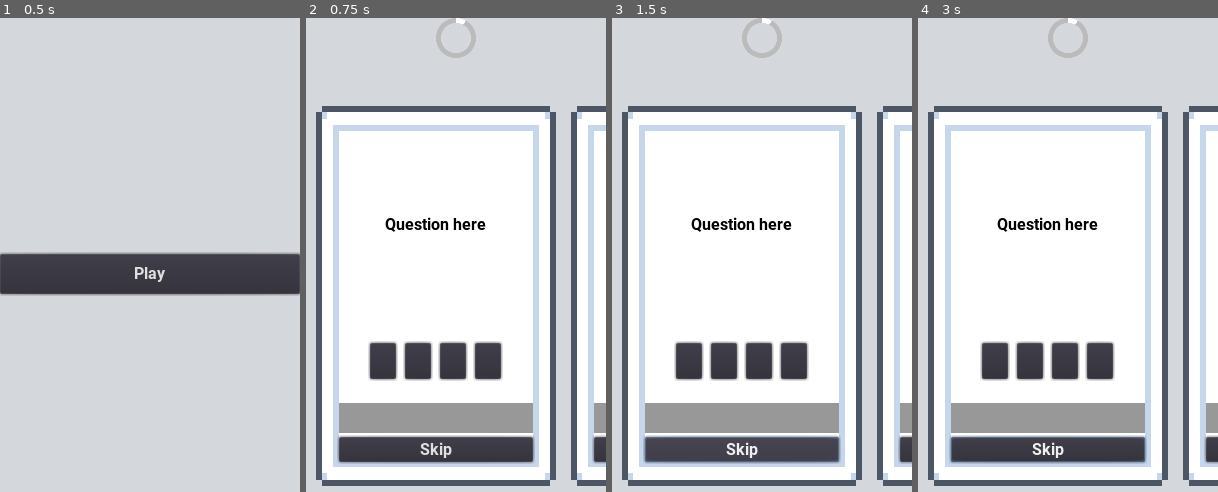
Above: before the commit, frames 1-4 (left to right).
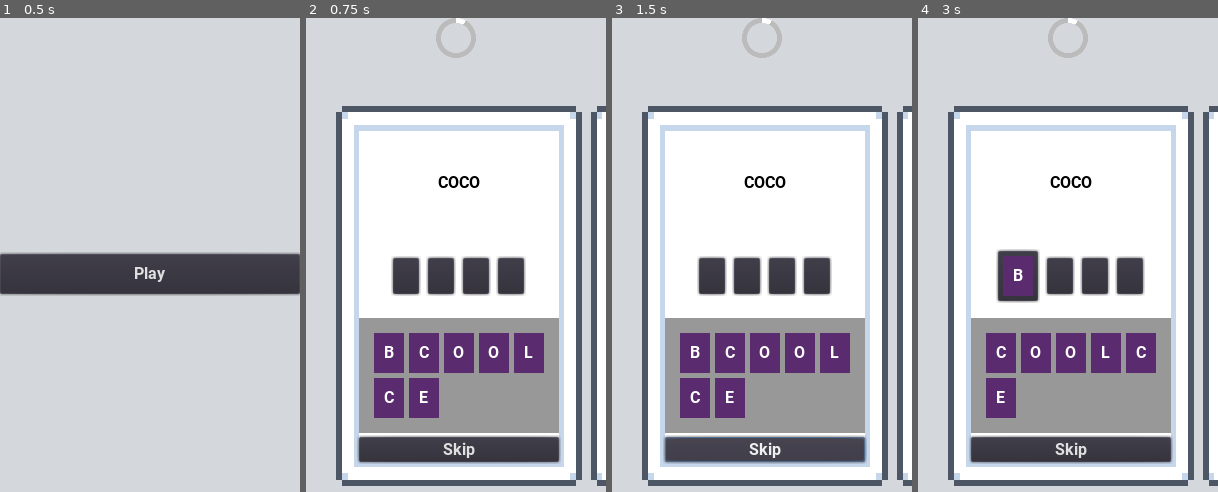
Above: after the commit, the same moments.

Repository: LoneDespair/comsci-card_game
Game: Godot game, scene res://src/main/main.tscn
The game is run twice, just before and just after one commit, with the same random seed, the same clock (stepped at 60 frames per second) and the same inputs.
Inputs (mouse positions are in pixels of both pictures, inside the frame that each line leads up to):
- Up to frame 1 (0.5 s): no input
- Up to frame 2 (0.75 s): click "Play" at 0.5 s
- Up to frame 3 (1.5 s): click "Skip" at 1.25 s
- Up to frame 4 (3 s): click "Skip" at 2 s; click (1002, 354) at 2.75 s, where only the run after the commit has a clickable "B"

Frame 1 is identical in both runs. In frame 2, 37% of the frame differs, in the area x 3-100%, y 18-99%; in frame 3, 37%; in frame 4, 37%.

Commit message:
answered cards now get hidden

Diff:
--- a/src/card/card.tscn
+++ b/src/card/card.tscn
@@ -1,8 +1,7 @@
-[gd_scene load_steps=8 format=2]
+[gd_scene load_steps=7 format=2]
 
 [ext_resource path="res://src/card/initiator.gd" type="Script" id=1]
 [ext_resource path="res://src/card/answer_logic.gd" type="Script" id=2]
-[ext_resource path="res://src/card/holder.tscn" type="PackedScene" id=3]
 [ext_resource path="res://src/card/letter_logic.gd" type="Script" id=4]
 [ext_resource path="res://src/card/selection_logic.gd" type="Script" id=5]
 [ext_resource path="res://src/card/checker.gd" type="Script" id=6]
@@ -55,35 +54,15 @@
 
 [node name="answer" type="GridContainer" parent="ui/content/VBoxContainer"]
 unique_name_in_owner = true
-margin_left = 29.0
+margin_left = 97.0
 margin_top = 194.0
-margin_right = 164.0
+margin_right = 97.0
 margin_bottom = 269.0
 rect_min_size = Vector2( 0, 75 )
 size_flags_horizontal = 6
 custom_constants/vseparation = 5
 custom_constants/hseparation = 5
 columns = 5
-
-[node name="holder" parent="ui/content/VBoxContainer/answer" instance=ExtResource( 3 )]
-margin_left = 0.0
-margin_right = 30.0
-size_flags_horizontal = 4
-
-[node name="holder2" parent="ui/content/VBoxContainer/answer" instance=ExtResource( 3 )]
-margin_left = 35.0
-margin_right = 65.0
-size_flags_horizontal = 4
-
-[node name="holder3" parent="ui/content/VBoxContainer/answer" instance=ExtResource( 3 )]
-margin_left = 70.0
-margin_right = 100.0
-size_flags_horizontal = 4
-
-[node name="holder4" parent="ui/content/VBoxContainer/answer" instance=ExtResource( 3 )]
-margin_left = 105.0
-margin_right = 135.0
-size_flags_horizontal = 4
 
 [node name="PanelContainer2" type="PanelContainer" parent="ui/content"]
 margin_top = 273.0
--- a/src/card/initiator.gd
+++ b/src/card/initiator.gd
@@ -1,9 +1,14 @@
 extends Control
 
-var key := "CAKE"
-
-onready var checker := $"../checker"
+onready var ui := $"../ui"
+onready var content := $"%content"
 
 
-#func _ready() -> void:
-#	checker.setup(key)
+func set_front(is_front : bool) -> void:
+	content.visible = is_front
+
+	if is_front:
+		ui.theme_type_variation = "FrontCard"
+
+	else:
+		ui.theme_type_variation = "BackCard"
--- a/src/play/initiator.gd
+++ b/src/play/initiator.gd
@@ -3,9 +3,9 @@
 const CARD_PCK := preload("../card/card.tscn")
 
 onready var deck := $"%deck"
-onready var scroll := $"%scroll"
+#onready var scroll := $"%scroll"
 
-var next_idx := 0
+var current_idx := -1
 var key_list := ["COCO", "DONUT", "JELLY", "CAKE"]
 
 
@@ -21,20 +21,28 @@
 		checker.connect("correct", self, "correct")
 		checker.setup(key)
 
-		card_scn.get_node("ui").theme_type_variation = "BackCard"
-		card_scn.get_node("%content").hide()
+		card_scn.get_node("initiator").set_front(false)
 
 	next()
 
 
 func next() -> void:
-	if next_idx < deck.get_child_count():
-		var card_scn := deck.get_child(next_idx)
-		card_scn.get_node("ui").theme_type_variation = "FrontCard"
-		card_scn.get_node("%content").show()
+	var card_count := deck.get_child_count()
 
-		scroll.scroll_horizontal = (card_scn.rect_size.x + 10) * next_idx
-		next_idx += 1
+	if card_count <= 0:
+		return
+
+	if current_idx > -1:
+		deck.get_child(current_idx).get_node("initiator").set_front(false)
+
+	if current_idx < card_count:
+		current_idx += 1
+		var card_scn := deck.get_child(current_idx)
+		card_scn.get_node("initiator").set_front(true)
+
+		deck.rect_position
+#		scroll.scroll_horizontal = (card_scn.rect_size.x + 10) * current_idx
+
 		prints("NExt")
 
 	else:
--- a/src/play/play.tscn
+++ b/src/play/play.tscn
@@ -1,8 +1,7 @@
-[gd_scene load_steps=5 format=2]
+[gd_scene load_steps=4 format=2]
 
 [ext_resource path="res://src/play/initiator.gd" type="Script" id=1]
 [ext_resource path="res://src/play/circular_progress.png" type="Texture" id=2]
-[ext_resource path="res://src/card/card.tscn" type="PackedScene" id=3]
 
 [sub_resource type="StyleBoxFlat" id=3]
 
@@ -29,75 +28,25 @@
 tint_under = Color( 0.737255, 0.737255, 0.737255, 1 )
 nine_patch_stretch = true
 
-[node name="scroll" type="ScrollContainer" parent="content"]
-unique_name_in_owner = true
+[node name="Control" type="Control" parent="content"]
 margin_top = 44.0
 margin_right = 300.0
 margin_bottom = 512.0
-rect_min_size = Vector2( 300, 0 )
-mouse_filter = 2
-size_flags_horizontal = 3
 size_flags_vertical = 3
-follow_focus = true
 
-[node name="margin" type="MarginContainer" parent="content/scroll"]
-margin_right = 1025.0
-margin_bottom = 468.0
-size_flags_horizontal = 3
-size_flags_vertical = 3
-custom_constants/margin_right = 10
-custom_constants/margin_top = 20
-custom_constants/margin_left = 10
-custom_constants/margin_bottom = 20
-
-[node name="deck" type="HBoxContainer" parent="content/scroll/margin"]
+[node name="deck" type="HBoxContainer" parent="content/Control"]
 unique_name_in_owner = true
-margin_left = 10.0
-margin_top = 20.0
-margin_right = 1015.0
-margin_bottom = 448.0
+anchor_left = 0.5
+anchor_top = 0.5
+anchor_right = 0.5
+anchor_bottom = 0.5
+margin_left = -120.0
+margin_top = -234.0
+margin_right = -120.0
+margin_bottom = 234.0
 size_flags_vertical = 3
 custom_constants/separation = 15
-
-[node name="card" parent="content/scroll/margin/deck" instance=ExtResource( 3 )]
-anchor_left = 0.0
-anchor_top = 0.0
-anchor_right = 0.0
-anchor_bottom = 0.0
-margin_left = 0.0
-margin_top = 24.0
-margin_right = 240.0
-margin_bottom = 404.0
-
-[node name="card2" parent="content/scroll/margin/deck" instance=ExtResource( 3 )]
-anchor_left = 0.0
-anchor_top = 0.0
-anchor_right = 0.0
-anchor_bottom = 0.0
-margin_left = 255.0
-margin_top = 24.0
-margin_right = 495.0
-margin_bottom = 404.0
-
-[node name="card3" parent="content/scroll/margin/deck" instance=ExtResource( 3 )]
-anchor_left = 0.0
-anchor_top = 0.0
-anchor_right = 0.0
-anchor_bottom = 0.0
-margin_left = 510.0
-margin_top = 24.0
-margin_right = 750.0
-margin_bottom = 404.0
-
-[node name="card4" parent="content/scroll/margin/deck" instance=ExtResource( 3 )]
-anchor_left = 0.0
-anchor_top = 0.0
-anchor_right = 0.0
-anchor_bottom = 0.0
-margin_left = 765.0
-margin_top = 24.0
-margin_right = 1005.0
-margin_bottom = 404.0
+alignment = 1
 
 [node name="PanelContainer" type="PanelContainer" parent="content"]
 visible = false
